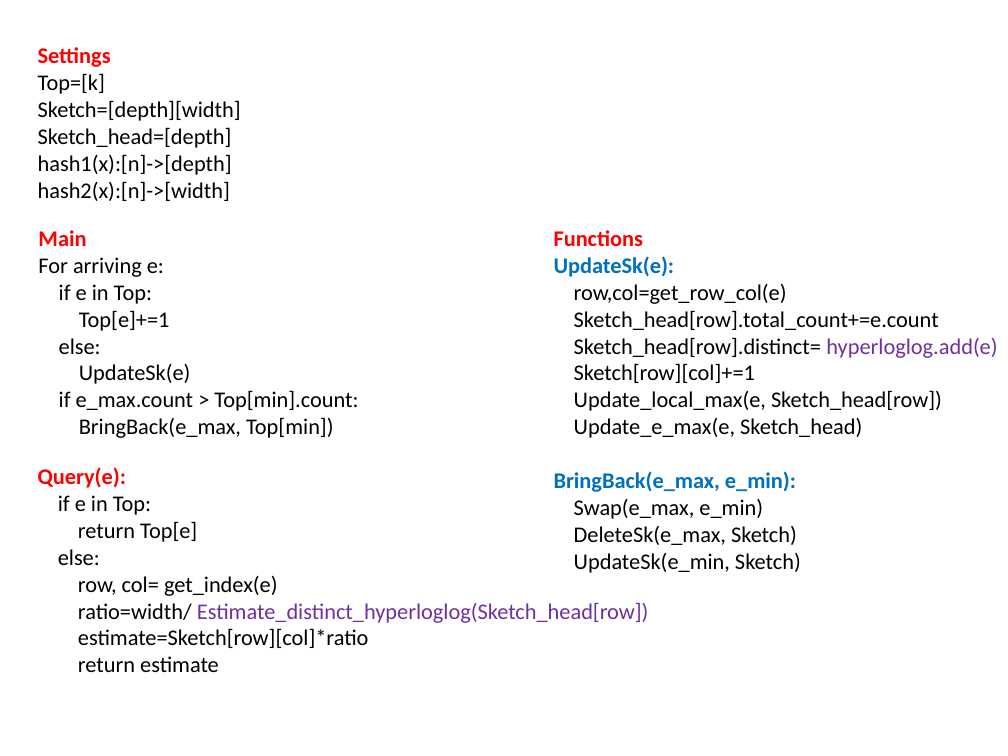
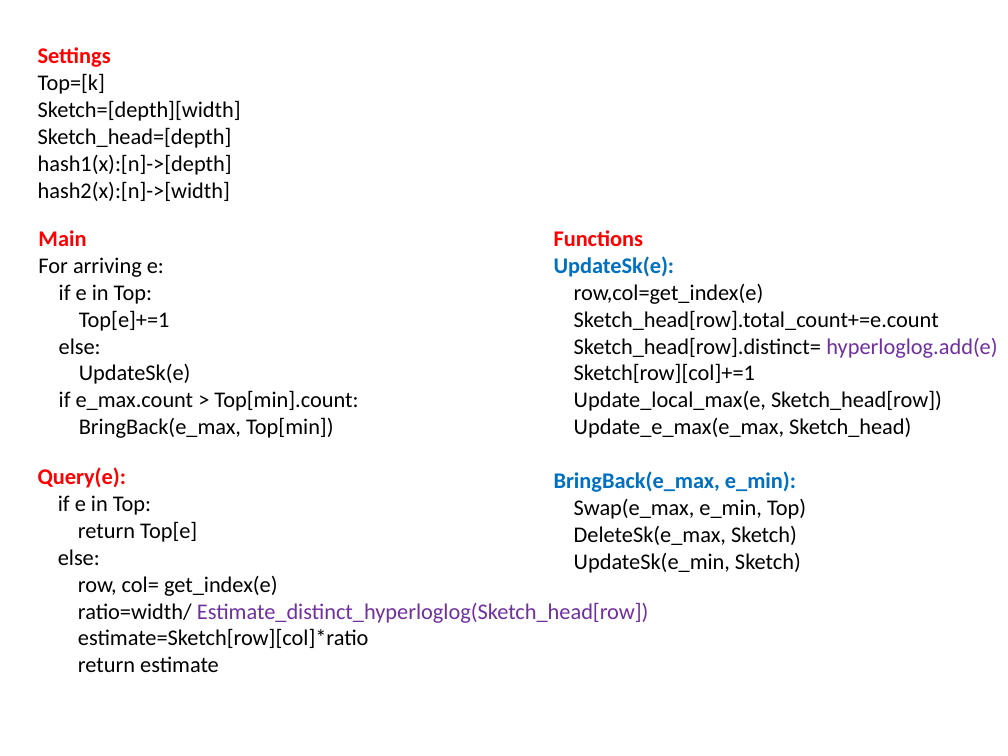
Before and after one commit to peropero1/Python, a slide deck: slide 5 of result/report.pptx. Drawn at 1008x756 pixels with LibreOffice and Linux fonts; fonts in the diff are those of the drawing. Boxes give left, top, right and bottom in pixels: in the first picture for what was removed or moved away, otherwise in the second. Text is boxed around its words. In the diff, an @@ line names an element or a change of style, - is before the commit and + after.

```diff
--- a/result/report.pptx
+++ b/result/report.pptx
@@ text at (574, 284, 764, 304): text changed @@
-row,col=get_row_col(e)
+row,col=get_index(e)
@@ text at (574, 418, 911, 438): text changed @@
-Update_e_max(e, Sketch_head)
+Update_e_max(e_max, Sketch_head)
@@ text at (574, 499, 806, 519): text changed @@
-Swap(e_max, e_min)
+Swap(e_max, e_min, Top)
```
Also in this commit, not shown: 1 other slide changed, 1 slide added, 13 other files.
